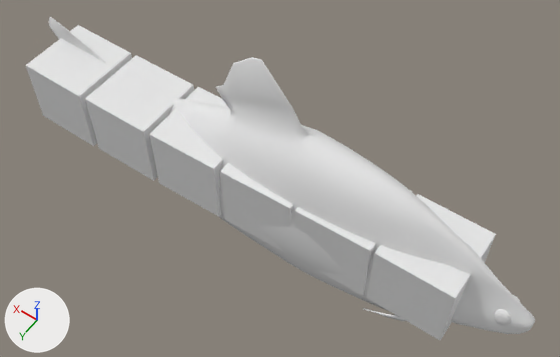
The Blender file OBJ/Rudd_Fish.blend, before and after one commit.
Before and after are seen from a camera (50 mm lens) standing at (-35.9, 63.5, 102.5) and looking at (9.1, 0.5, 3.5). The axes (+X, +Y, +Z) are drawn at lower left. The lights are the same throughout.

The scene before the commit, as lines of its bpy script (objects in view):
```python
ob_cubea = bpy.data.objects.new('CubeA', me_cube)
ob_cubea.location = (-24.7, -0.3, 1.2)
ob_cubea.rotation_euler = (0.0, 0.0, 0.0141)  # degrees (0, 0, 0.8)
ob_cubeb = bpy.data.objects.new('CubeB', me_cube_002)
ob_cubeb.parent = ob_cubea
ob_cubeb.location = (-10.94, -0.219, 1.208)
ob_cubeb.rotation_euler = (0.0, 0.0, 0.0199)  # degrees (0, 0, 1.1)
ob_cubec = bpy.data.objects.new('CubeC', me_cube_003)
ob_cubec.parent = ob_cubeb
ob_cubec.location = (2.173, -0.214, 1.208)
ob_cubec.rotation_euler = (0.0, 0.0, 0.00957)  # degrees (0, 0, 0.5)
ob_cubed = bpy.data.objects.new('CubeD', me_cube_004)
ob_cubed.parent = ob_cubec
ob_cubed.location = (15.37, -0.162, 1.208)
ob_cubed.rotation_euler = (0.0, 0.0, -0.0096)  # degrees (0, 0, -0.6)
ob_cubee = bpy.data.objects.new('CubeE', me_cube_005)
ob_cubee.parent = ob_cubed
ob_cubee.location = (28.34, -0.137, 1.208)
ob_cubee.rotation_euler = (0.0, 0.0, -0.02)  # degrees (0, 0, -1.1)
ob_cubef = bpy.data.objects.new('CubeF', me_cube_006)
ob_cubef.parent = ob_cubee
ob_cubef.location = (41.58, -0.126, 1.208)
ob_cubef.rotation_euler = (0.0, 0.0, -0.012)  # degrees (0, 0, -0.7)
ob_rudd_fish = bpy.data.objects.new('Rudd-Fish', me_cube_001)
ob_rudd_fish.location = (0.0, 0.0, 0.0)
```
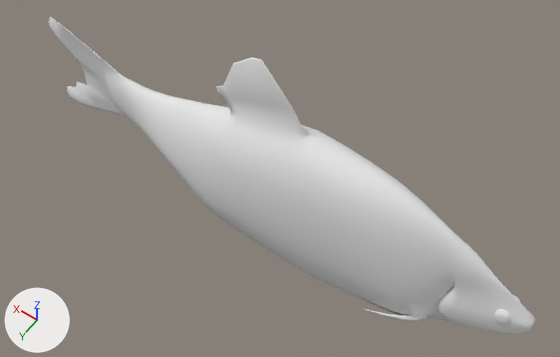
What differs and where, as boxes (x1, y1, x2, y2) in the pictures (560 x 357 px):
'CubeA', deleted
    before: (367, 194, 496, 341)
'CubeE', deleted
    before: (85, 55, 194, 181)
'CubeF', deleted
    before: (26, 25, 132, 146)
'CubeD', deleted
    before: (149, 87, 228, 217)
'CubeC', deleted
    before: (220, 163, 293, 252)
'CubeB', deleted
    before: (294, 190, 412, 296)

Edits to the bpy script that builds the scene:
```text
Remove ob_cubea:
    ob_cubea = bpy.data.objects.new('CubeA', me_cube)
    ob_cubea.location = (-24.7, -0.3, 1.2)
    ob_cubea.rotation_euler = (0.0, 0.0, 0.0141)  # degrees (0, 0, 0.8)
Remove ob_cubeb:
    ob_cubeb = bpy.data.objects.new('CubeB', me_cube_002)
    ob_cubeb.parent = ob_cubea
    ob_cubeb.matrix_parent_inverse = Matrix(((1.0, 0.0, 0.0, 24.68), (0.0, 1.0, 0.0, 0.256), (0.0, 0.0, 1.0, -1.208), (0.0, 0.0, 0.0, 1.0)))
    ob_cubeb.location = (-10.94, -0.219, 1.208)
    ob_cubeb.rotation_euler = (0.0, 0.0, 0.0199)  # degrees (0, 0, 1.1)
Remove ob_cubec:
    ob_cubec = bpy.data.objects.new('CubeC', me_cube_003)
    ob_cubec.parent = ob_cubeb
    ob_cubec.matrix_parent_inverse = Matrix(((1.0, 0.0, 0.0, 11.67), (0.0, 1.0, 0.0, 0.256), (0.0, 0.0, 1.0, -1.208), (0.0, 0.0, 0.0, 1.0)))
    ob_cubec.location = (2.173, -0.214, 1.208)
    ob_cubec.rotation_euler = (0.0, 0.0, 0.00957)  # degrees (0, 0, 0.5)
Remove ob_cubed:
    ob_cubed = bpy.data.objects.new('CubeD', me_cube_004)
    ob_cubed.parent = ob_cubec
    ob_cubed.matrix_parent_inverse = Matrix(((1.0, 0.0, 0.0, -1.347), (0.0, 1.0, 0.0, 0.256), (0.0, 0.0, 1.0, -1.208), (0.0, 0.0, 0.0, 1.0)))
    ob_cubed.location = (15.37, -0.162, 1.208)
    ob_cubed.rotation_euler = (0.0, 0.0, -0.0096)  # degrees (0, 0, -0.6)
Remove ob_cubee:
    ob_cubee = bpy.data.objects.new('CubeE', me_cube_005)
    ob_cubee.parent = ob_cubed
    ob_cubee.matrix_parent_inverse = Matrix(((1.0, 0.0, 0.0, -14.37), (0.0, 1.0, 0.0, 0.256), (0.0, 0.0, 1.0, -1.208), (0.0, 0.0, 0.0, 1.0)))
    ob_cubee.location = (28.34, -0.137, 1.208)
    ob_cubee.rotation_euler = (0.0, 0.0, -0.02)  # degrees (0, 0, -1.1)
Remove ob_cubef:
    ob_cubef = bpy.data.objects.new('CubeF', me_cube_006)
    ob_cubef.parent = ob_cubee
    ob_cubef.matrix_parent_inverse = Matrix(((1.0, 0.0, 0.0, -27.49), (0.0, 1.0, 0.0, 0.256), (0.0, 0.0, 1.0, -1.208), (0.0, 0.0, 0.0, 1.0)))
    ob_cubef.location = (41.58, -0.126, 1.208)
    ob_cubef.rotation_euler = (0.0, 0.0, -0.012)  # degrees (0, 0, -0.7)
```
